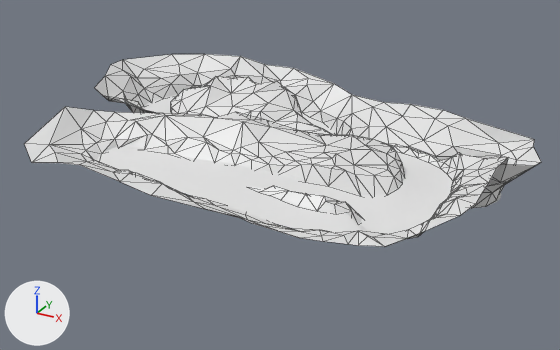
The Blender file Assets/Assets/water.blend as it was, and as the next commit left it.
Both versions are drawn from a 50 mm camera at (83.1, -105.0, 56.2) aimed at (6.4, 34.5, -13.6). Lighting does not change. The marker at lower left points along +X, +Y and +Z. Mesh edges are drawn as thin lines on the coarser meshes. Objects named as collision shapes, trigger or cutter boxes, shadow casters or lower levels of detail are left out.

In view in the first picture: 'Land', 'Water'.
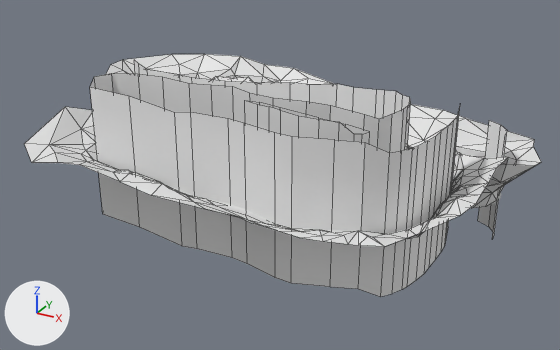
Location of each change, [x1, y1, x2, y2] in pixels of the pictures (560 x 350 px):
'ColMesh3', added: after [90, 87, 292, 283]
'ColMesh3.001', added: after [291, 137, 390, 297]
'ColMesh1', added: after [112, 73, 411, 153]
'ColMesh4.002', added: after [381, 141, 428, 297]
'ColMesh2', added: after [245, 100, 370, 143]
'ColMesh4.003', added: after [416, 126, 448, 280]
'ColMesh4.001', added: after [436, 106, 460, 258]
'ColMesh4', added: after [478, 120, 507, 238]
'ColMesh1.001', added: after [134, 60, 192, 83]
'ColMesh3.002', added: after [90, 73, 113, 92]
'Land', unchanged, covered by the edit: [24, 54, 541, 247] in both
'Water', unchanged, covered by the edit: before [97, 95, 501, 234]; after [170, 181, 501, 233]

Diff of the bpy script that builds the scene:
```diff
--- a/Assets/Assets/water.blend.py
+++ b/Assets/Assets/water.blend.py
@@ me_plane_024 @@
+me_plane_024.from_pydata([(49.4, 13.7, -12.8), (49.2, 10.4, -12.8), (49.1, 8.1, -12.9), (49.4, 13.7, 12.3), (49.2, 10.4, 12.4), (49.1, 8.1, 12.3), (48.8, 5.1, -12.7), (48.8, 5.1, 12.5)], [], [(0, 1, 4, 3), (1, 2, 5, 4), (2, 6, 7, 5)])
@@ me_plane_023 @@
+me_plane_023.from_pydata([(45.6, -2.8, -12.6), (48.8, 5.1, -12.7), (48.2, 2.4, -12.7), (47.8, 1.2, -12.7), (46.7, -0.8, -12.7), (45.6, -2.8, 12.6), (48.8, 5.1, 12.5), (48.2, 2.4, 12.5), (47.8, 1.2, 12.5), (46.7, -0.8, 12.5)], [], [(1, 2, 7, 6), (2, 3, 8, 7), (3, 4, 9, 8), (4, 0, 5, 9)])
@@ me_plane_018 @@
+me_plane_018.from_pydata([(-14.7, 32.2, -18.6), (-18.7, 33.2, -18.9), (-29.8, 35.5, -19.6), (-34.4, 38.1, -19.6), (-14.7, 32.2, 6.5), (-18.7, 33.2, 6.3), (-29.8, 35.5, 5.6), (-34.4, 38.1, 5.6), (-38.9, 41.9, -20.0), (-38.9, 41.9, 5.2)], [], [(2, 3, 7, 6), (3, 8, 9, 7), (0, 1, 5, 4), (1, 2, 6, 5)])
@@ me_plane_011 @@
+me_plane_011.from_pydata([(47.0, 28.5, -13.7), (47.9, 24.8, -13.4), (48.5, 22.4, -13.2), (49.1, 19.8, -13.1), (49.3, 16.8, -12.9), (47.0, 28.5, 11.5), (47.9, 24.8, 11.7), (48.5, 22.4, 11.9), (49.1, 19.8, 12.1), (49.3, 16.8, 12.3), (49.4, 13.7, -12.8), (49.4, 13.7, 12.3)], [], [(0, 1, 6, 5), (1, 2, 7, 6), (2, 3, 8, 7), (3, 4, 9, 8), (4, 10, 11, 9)])
@@ me_plane_010 @@
+me_plane_010.from_pydata([(-10.3, -5.0, -10.1), (-13.7, 0.0, -10.0), (-10.3, -5.0, 15.1), (-13.7, 0.0, 15.2), (-13.2, 4.2, -10.3), (-13.2, 4.2, 14.9)], [], [(0, 1, 3, 2), (1, 4, 5, 3)])
@@ me_plane_009 @@
+me_plane_009.from_pydata([(38.6, -7.5, -10.2), (42.7, -5.5, -10.4), (38.6, -7.5, 15.0), (42.7, -5.5, 14.7), (45.6, -2.8, -12.6), (45.6, -2.8, 12.6), (32.7, -9.6, -10.1), (32.7, -9.6, 15.1)], [], [(1, 0, 2, 3), (0, 6, 7, 2), (4, 1, 3, 5)])
@@ me_plane_003 @@
+me_plane_003.from_pydata([(45.0, 61.4, -27.6), (48.0, 59.7, -27.6), (50.1, 56.8, -27.6), (45.0, 61.4, -2.4), (48.0, 59.7, -2.4), (50.1, 56.8, -2.4), (50.4, 53.8, -27.6), (50.4, 53.8, -2.4)], [], [(0, 1, 4, 3), (1, 2, 5, 4), (2, 6, 7, 5)])
@@ ob_colmesh4_003 @@
+ob_colmesh4_003 = bpy.data.objects.new('ColMesh4.003', me_plane_024)
+ob_colmesh4_003.location = (0.0, 0.0, 0.0)
@@ ob_colmesh4_002 @@
+ob_colmesh4_002 = bpy.data.objects.new('ColMesh4.002', me_plane_023)
+ob_colmesh4_002.location = (0.0, 0.0, 0.0)
@@ ob_colmesh1_001 @@
+ob_colmesh1_001 = bpy.data.objects.new('ColMesh1.001', me_plane_018)
+ob_colmesh1_001.location = (0.0, 0.0, 0.0)
@@ ob_colmesh4_001 @@
+ob_colmesh4_001 = bpy.data.objects.new('ColMesh4.001', me_plane_011)
+ob_colmesh4_001.location = (0.0, 0.0, 0.0)
@@ ob_colmesh3_002 @@
+ob_colmesh3_002 = bpy.data.objects.new('ColMesh3.002', me_plane_010)
+ob_colmesh3_002.location = (0.0, 0.0, 0.0)
@@ ob_colmesh3_001 @@
+ob_colmesh3_001 = bpy.data.objects.new('ColMesh3.001', me_plane_009)
+ob_colmesh3_001.location = (0.0, 0.0, 0.0)
@@ ob_colmesh3 @@
+ob_colmesh3 = bpy.data.objects.new('ColMesh3', me_plane_007)  # 16 vertices, 7 faces; spans x -10.3..32.7, y -9.6..-5.0, z -11.2..15.2
+ob_colmesh3.location = (0.0, 0.0, 0.0)
@@ ob_colmesh2 @@
+ob_colmesh2 = bpy.data.objects.new('ColMesh2', me_plane_006)  # 28 vertices, 14 faces; spans x 18.4..39.5, y -2.4..4.4, z -13.1..15.8
+ob_colmesh2.location = (0.0, 0.0, 0.0)
@@ ob_colmesh1 @@
+ob_colmesh1 = bpy.data.objects.new('ColMesh1', me_plane_005)  # 58 vertices, 27 faces; spans x -14.7..39.8, y 4.2..36.1, z -18.6..15.3
+ob_colmesh1.location = (0.0, 0.0, 0.0)
@@ ob_colmesh4 @@
+ob_colmesh4 = bpy.data.objects.new('ColMesh4', me_plane_003)
+ob_colmesh4.location = (0.0, 0.0, 0.0)
```
